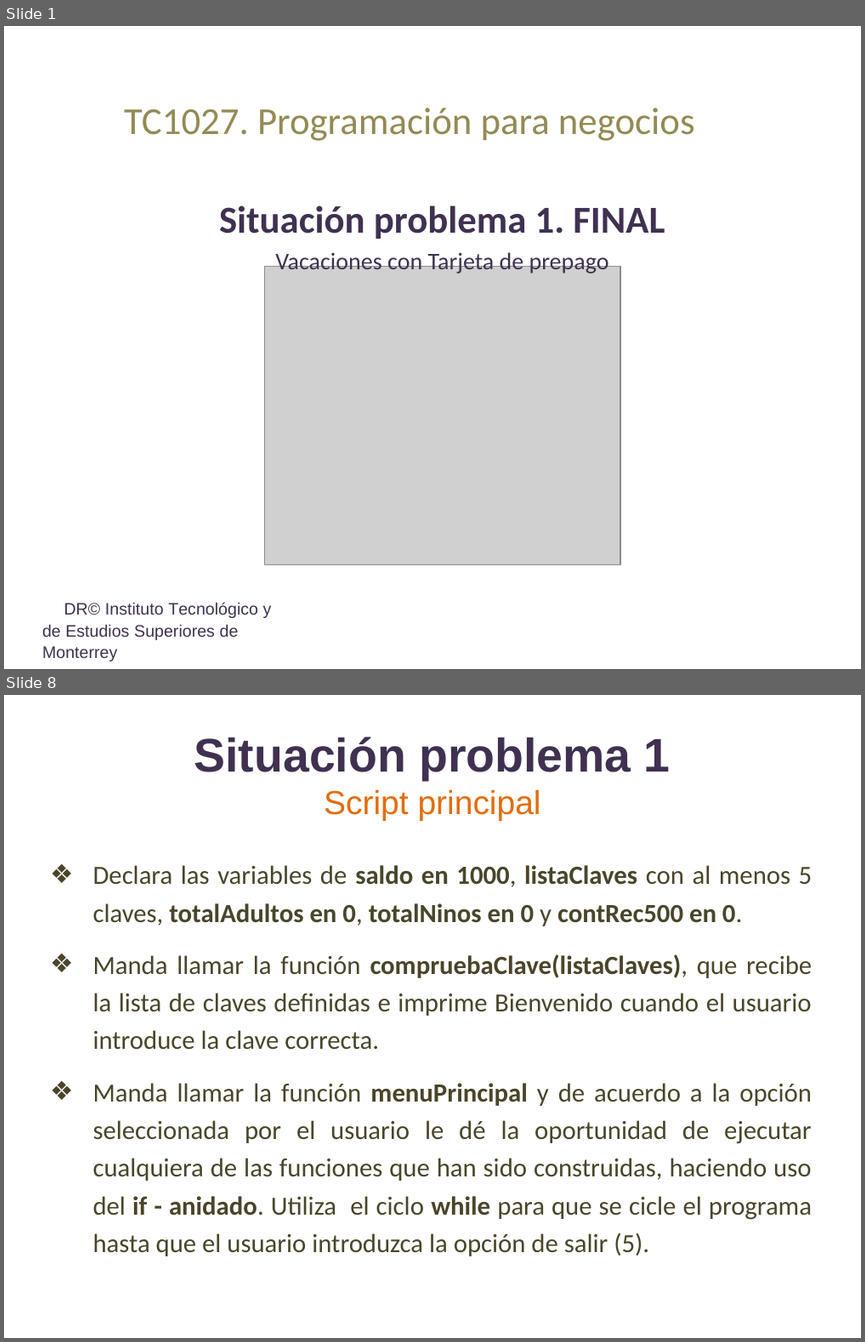
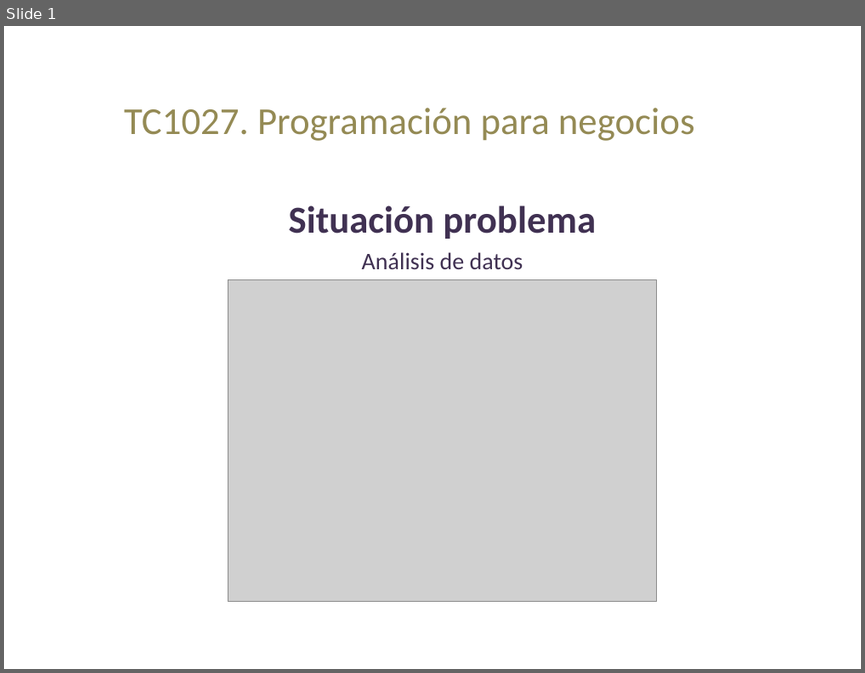
Before and after one commit to lizetheP/Programacion, a slide deck: CalendarioAgo2022/proyecto/SITUACION_PROBLEMA.pptx. Shown one above the other, each under a label of ours: slides 1 and 8 before the commit, slide 1 after it; the slides between them are not shown. The pictures are 865x1342 and 865x673 pixels, drawn with LibreOffice and Linux fonts; fonts in the diff are those of the drawing; grey boxes stand for pictures. Boxes give left, top, right and bottom in pixels: in the first picture for what was removed or moved away, otherwise in the second. Text is boxed around its words. In the diff, an @@ line names an element or a change of style, - is before the commit and + after.

```diff
--- a/CalendarioAgo2022/proyecto/SITUACION_PROBLEMA.pptx
+++ b/CalendarioAgo2022/proyecto/SITUACION_PROBLEMA.pptx
@@ slide 8 removed at [4,695,861,1338], background #FFFFFF @@
@@ title removed at [194,737,670,821] @@
-Situación problema 1
-Script principal
@@ text removed at [93,865,812,1256] @@
-  ❖ Declara las variables de saldo en 1000, listaClaves con al menos 5 claves, totalAdultos en 0, totalNinos en 0 y contRec500 en 0.
-  ❖ Manda llamar la función compruebaClave(listaClaves), que recibe la lista de claves definidas e imprime Bienvenido cuando el usuario introduce la clave correcta.
-  ❖ Manda llamar la función menuPrincipal y de acuerdo a la opción seleccionada por el usuario le dé la oportunidad de ejecutar cualquiera de las funciones que han sido construidas, haciendo uso del if - anidado. Utiliza el ciclo while para que se cicle el programa hasta que el usuario introduzca la opción de salir (5).
@@ slide 1 changed as well @@
@@ subtitle at [289,205,596,269]: text changed; size 20 to 32 pt; bold on @@
-Situación problema 1. FINAL
-Vacaciones con Tarjeta de prepago
+Situación problema
+Análisis de datos
@@ picture: place and size @@
-picture at [264,267,621,565]
+picture at [228,279,657,601]
@@ text removed at [42,601,272,661] @@
-DR© Instituto Tecnológico y de Estudios Superiores de Monterrey
```
Also in this commit, not shown: 2 other slides changed, 15 slides added, 6 other slides removed, 5 other files.
